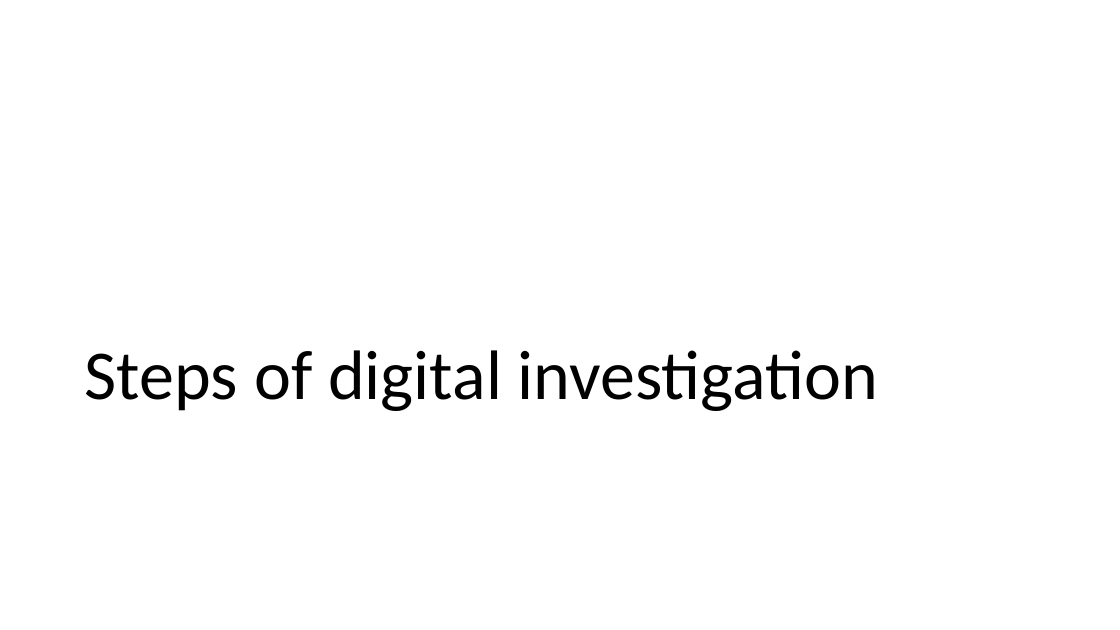
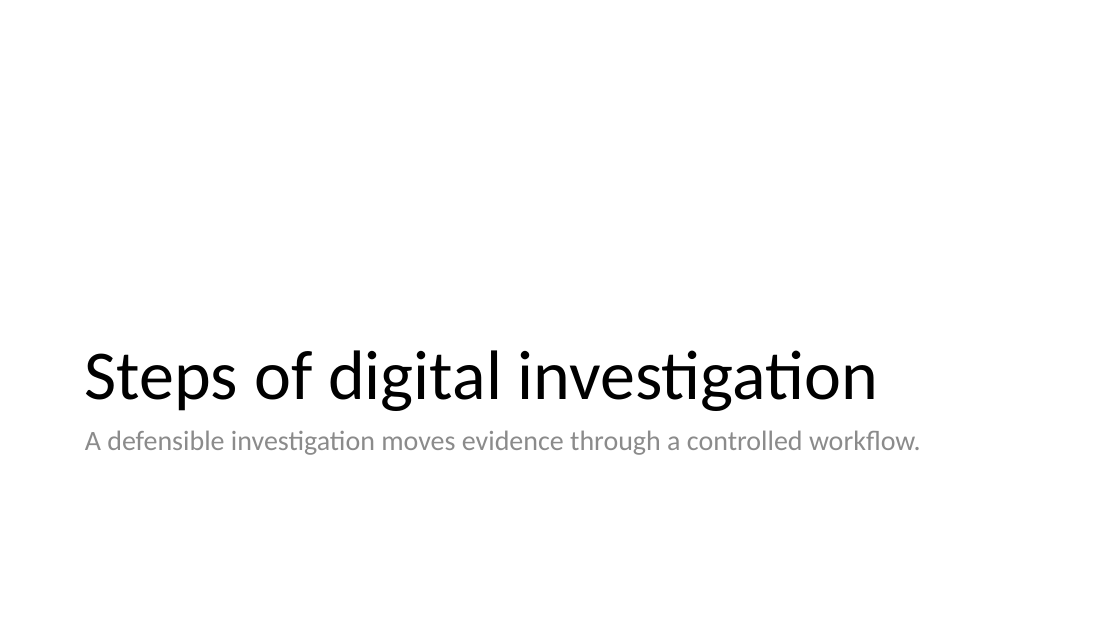
Before and after one commit to frankwxu/Digital-Forensics-Basic-Book, a slide deck: slide 10 of PPTs/Ch1_Introduction_to_Digital_Forensics.pptx (slide 9 before the commit). Drawn at 1120x630 pixels with LibreOffice and Linux fonts; fonts in the diff are those of the drawing; background and template pictures are left out. Boxes give left, top, right and bottom in pixels: in the first picture for what was removed or moved away, otherwise in the second. Text is boxed around its words. In the diff, an @@ line names an element or a change of style, - is before the commit and + after.

Commit message:
update Ch1 Introduction to Digital Forensics presentation

```diff
--- a/PPTs/Ch1_Introduction_to_Digital_Forensics.pptx
+++ b/PPTs/Ch1_Introduction_to_Digital_Forensics.pptx
@@ text added at box(85, 430, 921, 455), 24 pt, text #8C8C8C @@
+A defensible investigation moves evidence through a controlled workflow.
```
Also in this commit, not shown: 21 other slides changed, 14 slides added, 11 slides removed.
